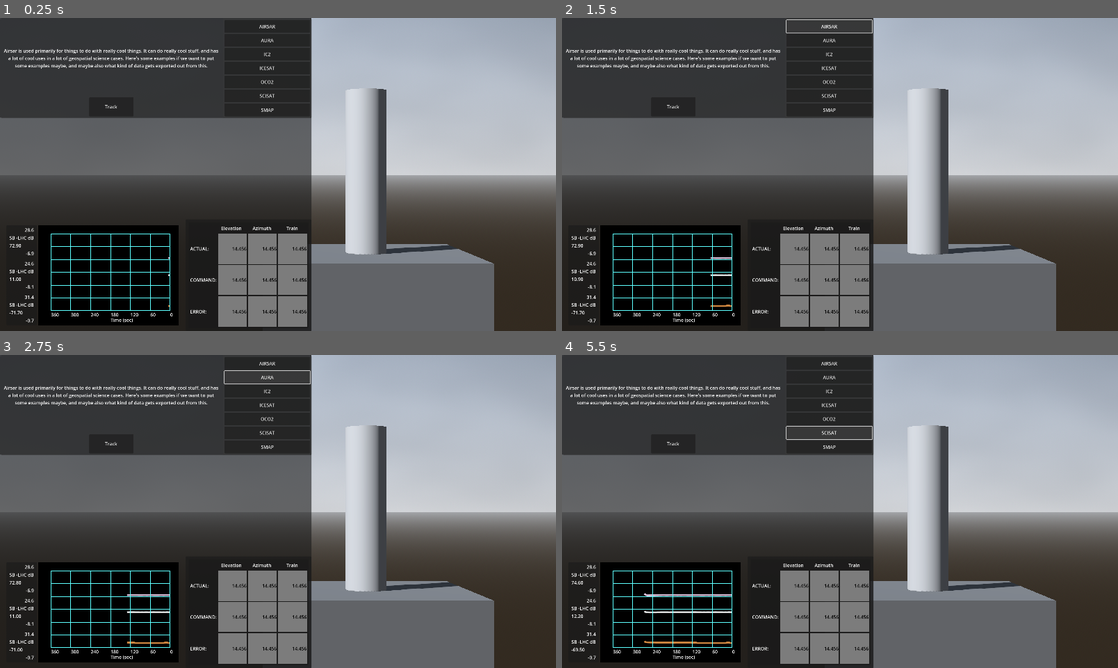
Above: before the commit, frames 1-4 (two rows, left to right).
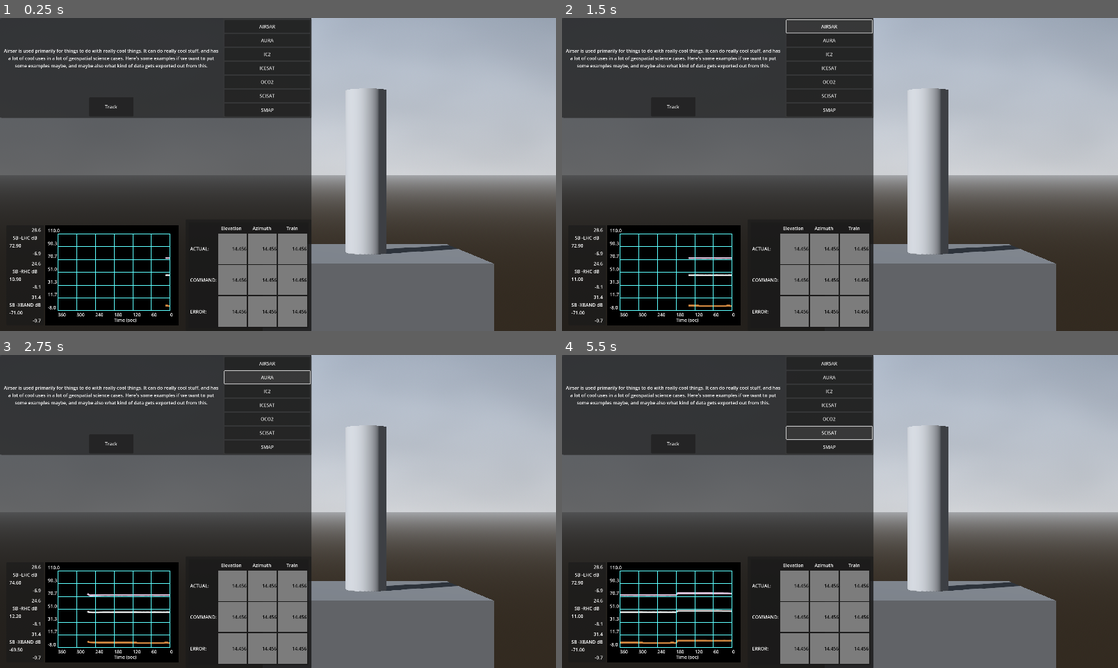
Above: after the commit, the same moments.

Repository: asfadmin/antenna-museum-exhibit
Game: Godot game, scene res://src/main.tscn
The game is run twice, just before and just after one commit, with the same random seed, the same clock (stepped at 60 frames per second) and the same inputs.
Inputs:
- Up to frame 1 (0.25 s): no input
- Up to frame 2 (1.5 s): click "Track" at 0.5 s; click "AIRSAR" at 1.25 s
- Up to frame 3 (2.75 s): click "AURA" at 2 s
- Up to frame 4 (5.5 s): click "IC2" at 2.75 s; click "ICESAT" at 3.5 s; click "OCO2" at 4.25 s; click "SCISAT" at 5 s

The runs differ from the first frame. In frame 1, 1.2% of the frame differs, in the area x 1-31%, y 66-99%; in frame 2, 1.3%; in frame 3, 1.3%; in frame 4, 1.7%.

Commit message:
Name labels properly

Diff:
--- a/exhibit-frontend/src/plot_control/PlotControl.tscn
+++ b/exhibit-frontend/src/plot_control/PlotControl.tscn
@@ -72,7 +72,7 @@
 
 [node name="LHC" type="Label" parent="HBoxContainer/PanelContainer/MarginContainer/VBoxContainer/GridContainer2"]
 layout_mode = 2
-text = "SB -LHC dB"
+text = "SB -RHC dB"
 horizontal_alignment = 1
 
 [node name="Current2" type="Label" parent="HBoxContainer/PanelContainer/MarginContainer/VBoxContainer/GridContainer2"]
@@ -98,7 +98,7 @@
 
 [node name="LHC" type="Label" parent="HBoxContainer/PanelContainer/MarginContainer/VBoxContainer/GridContainer3"]
 layout_mode = 2
-text = "SB -LHC dB"
+text = "SB -XBAND dB"
 horizontal_alignment = 1
 
 [node name="Current3" type="Label" parent="HBoxContainer/PanelContainer/MarginContainer/VBoxContainer/GridContainer3"]
@@ -123,7 +123,6 @@
 x_step = 60
 y_max = 6.0
 show_y_ticks = false
-show_y_numbers = false
 y_step = 1
 grid_horizontal_visible = true
 grid_horizontal_color = Color(0.364706, 1, 1, 1)
@@ -131,7 +130,7 @@
 grid_vertical_color = Color(0.364706, 1, 1, 1)
 
 [node name="Timer" type="Timer" parent="."]
-wait_time = 0.1
+wait_time = 0.05
 autostart = true
 
 [connection signal="timeout" from="Timer" to="." method="_on_timer_timeout"]
